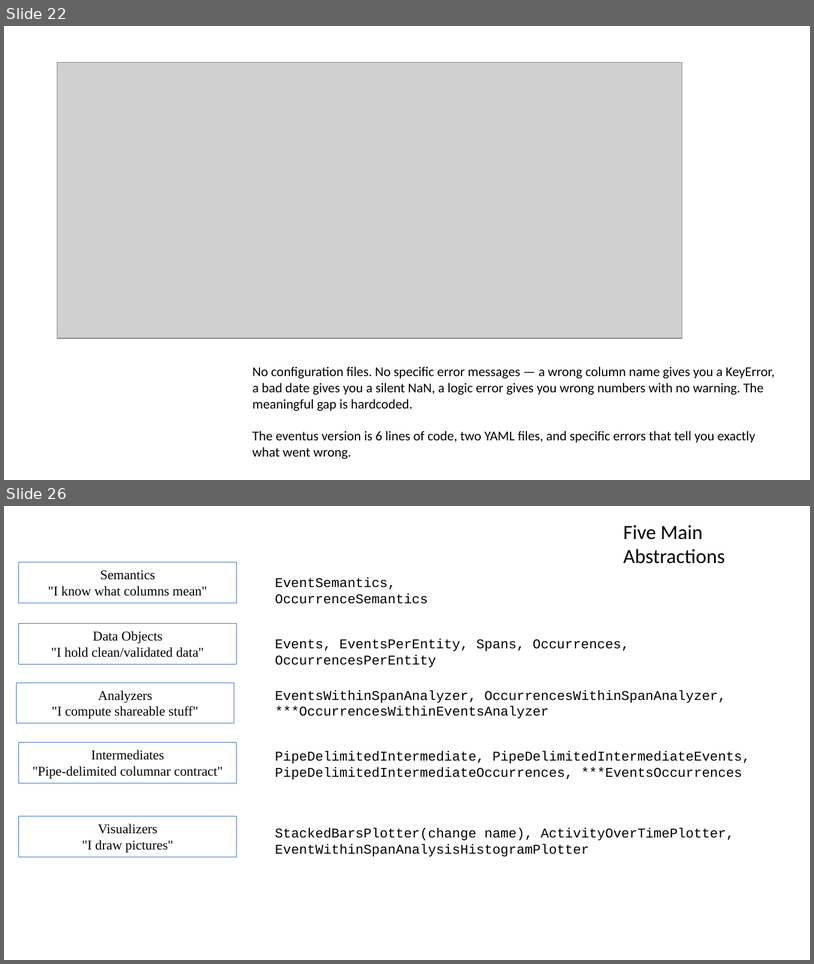
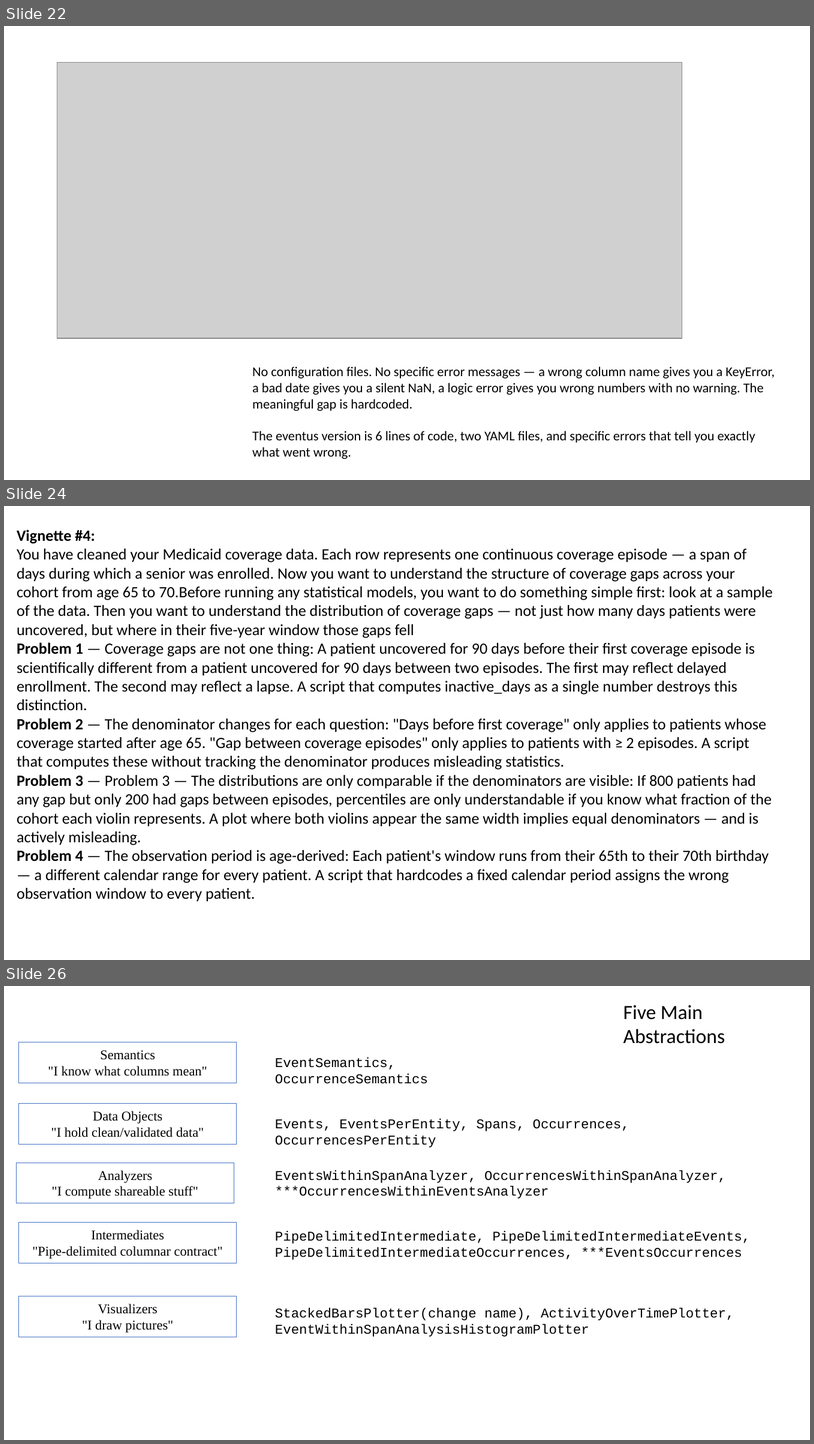
Before and after one commit to djarenas/eventus, a slide deck: eventus_architecture.pptx. Shown one above the other, each under a label of ours: slides 22 and 26 before the commit, slides 22, 24 and 26 after it; the slides between them are not shown. The pictures are 814x964 and 814x1444 pixels, drawn with LibreOffice and Linux fonts; fonts in the diff are those of the drawing; grey boxes stand for pictures. Boxes give left, top, right and bottom in pixels: in the first picture for what was removed or moved away, otherwise in the second. Text is boxed around its words. In the diff, an @@ line names an element or a change of style, - is before the commit and + after.

```diff
--- a/eventus_architecture.pptx
+++ b/eventus_architecture.pptx
@@ slide 24 added at <box>4,506,810,960</box>, background #FFFFFF @@
@@ text added at <box>17,529,773,901</box>, 14 pt, text #000000 @@
+Vignette #4:
+You have cleaned your Medicaid coverage data. Each row represents one continuous coverage episode — a span of days during which a senior was enrolled. Now you want to understand the structure of coverage gaps across your cohort from age 65 to 70.Before running any statistical models, you want to do something simple first: look at a sample of the data. Then you want to understand the distribution of coverage gaps — not just how many days patients were uncovered, but where in their five-year window those gaps fell
+Problem 1 — Coverage gaps are not one thing: A patient uncovered for 90 days before their first coverage episode is scientifically different from a patient uncovered for 90 days between two episodes. The first may reflect delayed enrollment. The second may reflect a lapse. A script that computes inactive_days as a single number destroys this distinction.
+Problem 2 — The denominator changes for each question: "Days before first coverage" only applies to patients whose coverage started after age 65. "Gap between coverage episodes" only applies to patients with ≥ 2 episodes. A script that computes these without tracking the denominator produces misleading statistics.
+Problem 3 — Problem 3 — The distributions are only comparable if the denominators are visible: If 800 patients had any gap but only 200 had gaps between episodes, percentiles are only understandable if you know what fraction of the cohort each violin represents. A plot where both violins appear the same width implies equal denominators — and is actively misleading.
+Problem 4 — The observation period is age-derived: Each patient's window runs from their 65th to their 70th birthday — a different calendar range for every patient. A script that hardcodes a fixed calendar period assigns the wrong observation window to every patient.
```
Also in this commit, not shown: 1 slide changed, 1 other slide added, 2 slides removed, 3 other files.
